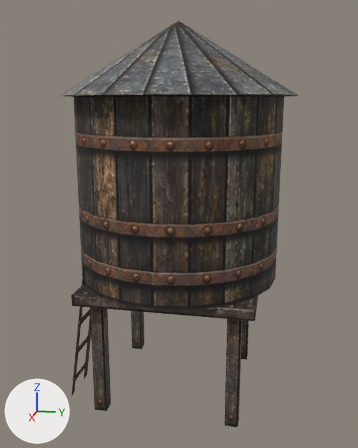
A saved change to the glTF model examples/water_tower/export/water_tower_fold.glb.
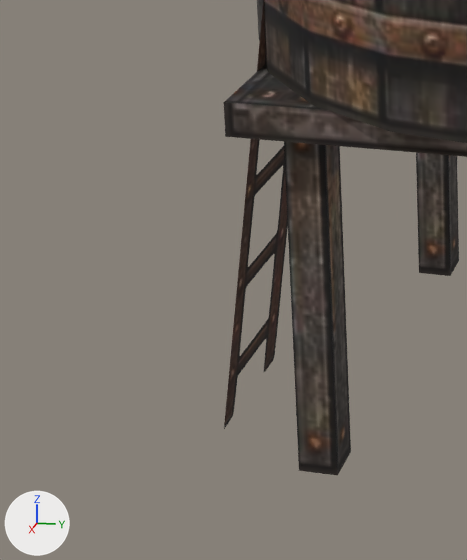
Each version appears first whole from a 50 mm lens placed at (4.62, 0.93, 2.85), pointed at (0.02, 0.01, 1.7), and next in a close-up on the part from 1% to 41% of the width and 59% to 98% of the height. Arrows for +X, +Y and +Z are at lower left; the lights stay in place. The first two pictures are the older version. Vertices at exactly the same position are counted once.

The first close-up shows 'GEO-water_tower'.
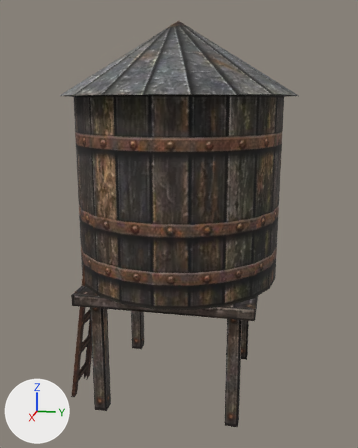
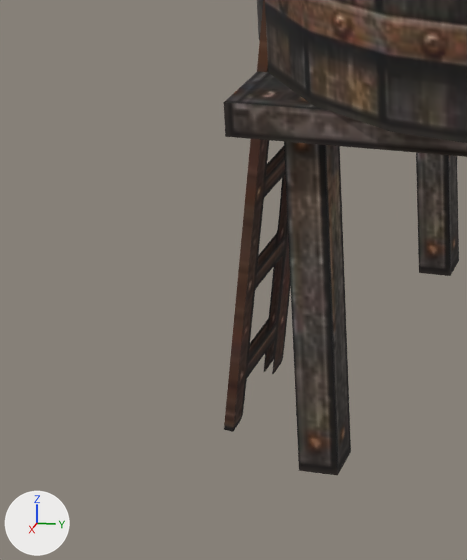
Location of each change, [x1, y1, x2, y2] in pixels of the close-ups (467 x 560 px):
part 1 of me_geo_water_tower, added (brown)
    after: [224, 0, 290, 432]

What changed in the scene script:
```text
Change me_geo_water_tower:
    used by ob_geo_water_tower; location = (0.0, 0.0, 0.0)
    remove me_geo_water_tower.from_pydata(...)  # 111 vertices, 142 faces; spans x -1.08..1.08, y -1.08..1.08, z 0.0..3.55
    add me_geo_water_tower.from_pydata(...)  # 115 vertices, 152 faces; spans x -1.08..1.08, y -1.08..1.08, z 0.0..3.55
    me_geo_water_tower part 1
    4 vertices are added at (0.14, -0.94, 0.0), (0.56, -0.94, 0.0), (0.56, -0.59, 2.47), (0.14, -0.59, 2.47)
    10 new faces join them
```
